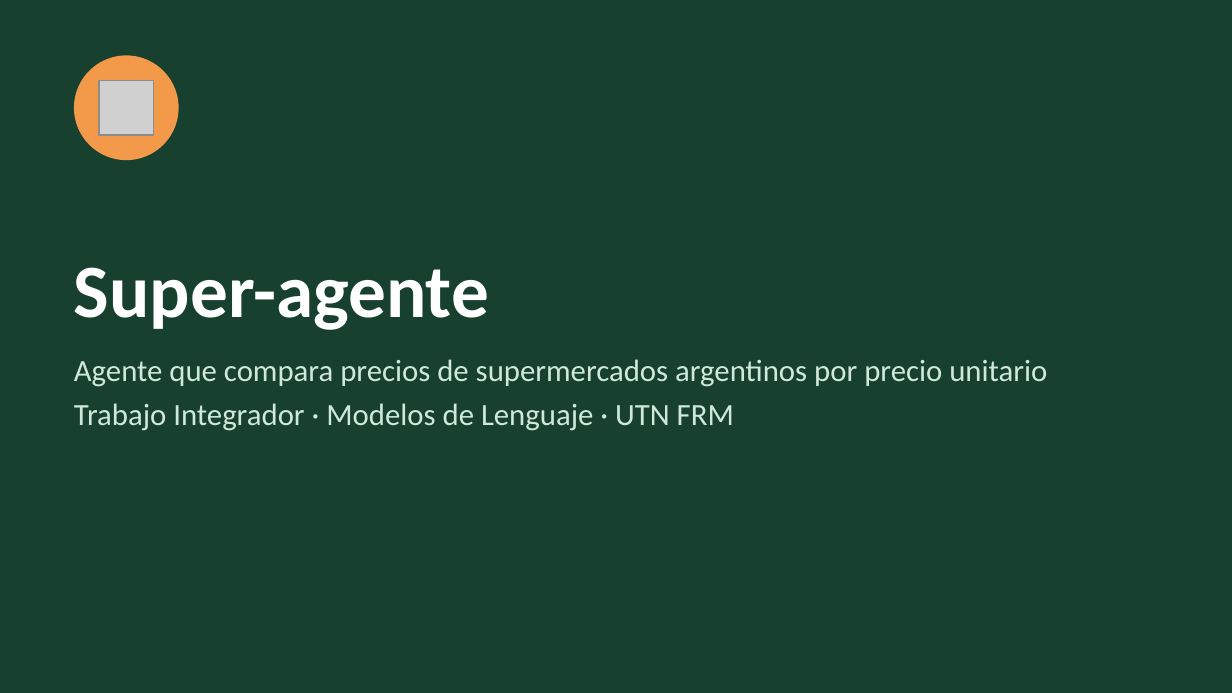
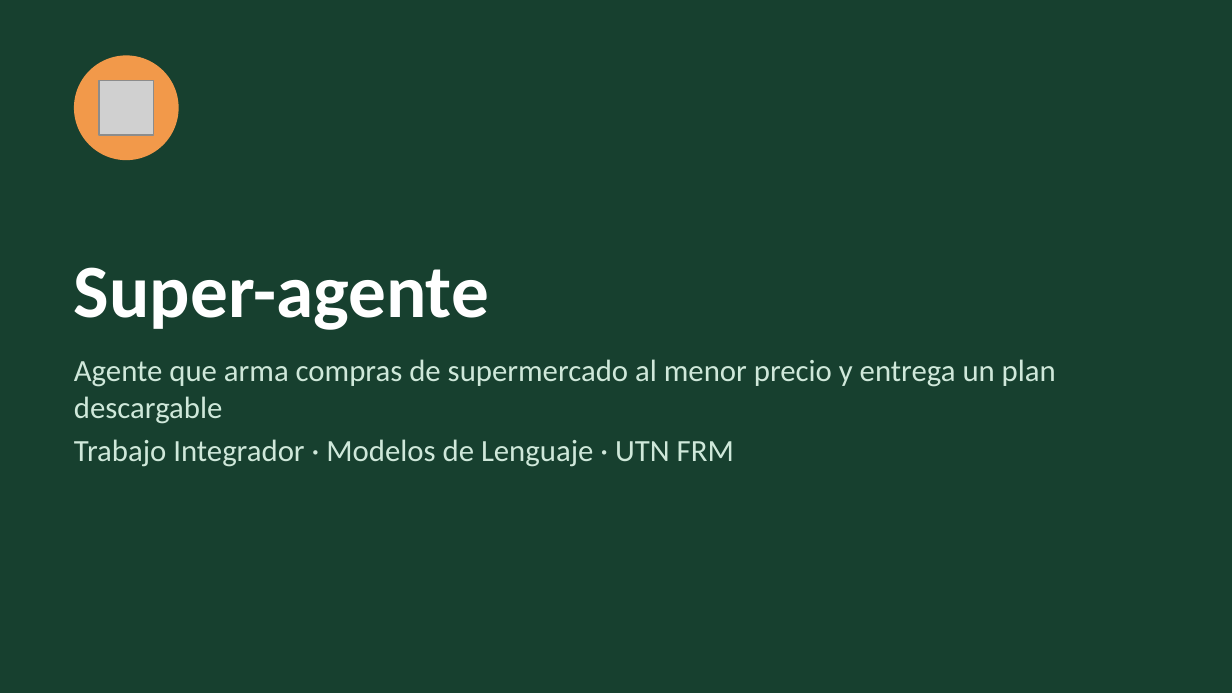
Before and after one commit to cuellojoaquinn/agente-de-supermercado, a slide deck: slide 1 of presentacion/super-agente.pptx. Drawn at 1232x693 pixels with LibreOffice and Linux fonts; fonts in the diff are those of the drawing; grey boxes stand for pictures. Boxes give left, top, right and bottom in pixels: in the first picture for what was removed or moved away, otherwise in the second. Text is boxed around its words. In the diff, an @@ line names an element or a change of style, - is before the commit and + after.

```diff
--- a/presentacion/super-agente.pptx
+++ b/presentacion/super-agente.pptx
@@ text at [74,359,1056,424]: text changed @@
-Agente que compara precios de supermercados argentinos por precio unitario
+Agente que arma compras de supermercado al menor precio y entrega un plan descargable
```
Also in this commit, not shown: 8 other slides changed, 4 slides added, 1 other file.
